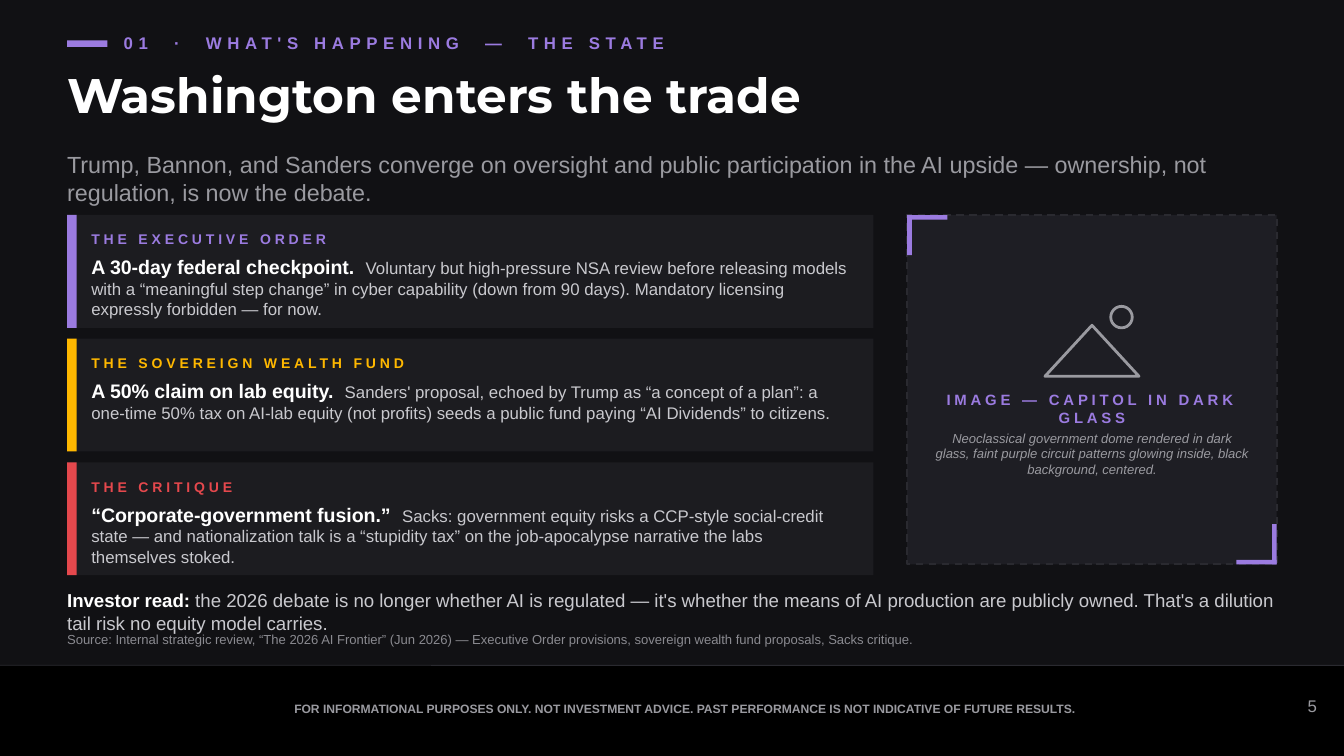
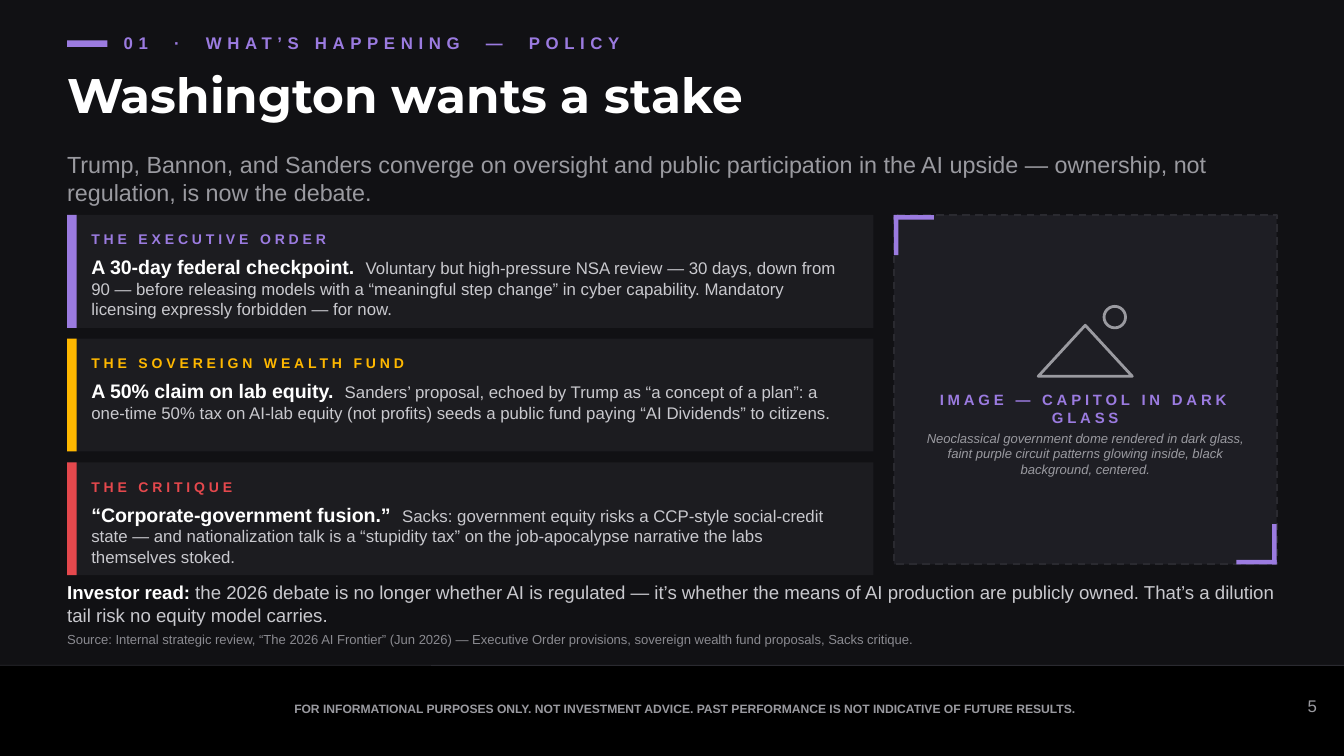
Before and after one commit to samuelcmcclellan-cell/ai-markets-deck, a slide deck: slide 5 of ai-markets-deck.pptx. Drawn at 1344x756 pixels with LibreOffice and Linux fonts; fonts in the diff are those of the drawing. Boxes give left, top, right and bottom in pixels: in the first picture for what was removed or moved away, otherwise in the second. Text is boxed around its words. In the diff, an @@ line names an element or a change of style, - is before the commit and + after.

```diff
--- a/ai-markets-deck.pptx
+++ b/ai-markets-deck.pptx
@@ text at (124, 37, 620, 49): text changed @@
-01 · WHAT'S HAPPENING — THE STATE
+01 · WHAT’S HAPPENING — POLICY
@@ text at (67, 75, 742, 123): text changed @@
-Washington enters the trade
+Washington wants a stake
@@ rectangle: place and size @@
-rectangle at (907, 215, 1277, 564)
+rectangle at (894, 215, 1277, 564)
@@ rectangle: place and size @@
-rectangle at (907, 215, 948, 220)
+rectangle at (894, 215, 934, 220)
@@ rectangle: place and size @@
-rectangle at (907, 215, 913, 255)
+rectangle at (894, 215, 899, 255)
@@ text at (91, 259, 836, 319): text changed @@
-A 30-day federal checkpoint. Voluntary but high-pressure NSA review before releasing models with a “meaningful step change” in cyber capability (down from 90 days). Mandatory licensing expressly forbidden — for now.
+A 30-day federal checkpoint. Voluntary but high-pressure NSA review — 30 days, down from 90 — before releasing models with a “meaningful step change” in cyber capability. Mandatory licensing expressly forbidden — for now.
@@ triangle: place and size @@
-triangle at (1046, 325, 1140, 376)
+triangle at (1038, 325, 1132, 376)
@@ ellipse: place and size @@
-ellipse at (1111, 306, 1133, 328)
+ellipse at (1103, 306, 1125, 328)
@@ text at (91, 383, 830, 423): text changed @@
-A 50% claim on lab equity. Sanders' proposal, echoed by Trump as “a concept of a plan”: a one-time 50% tax on AI-lab equity (not profits) seeds a public fund paying “AI Dividends” to citizens.
+A 50% claim on lab equity. Sanders’ proposal, echoed by Trump as “a concept of a plan”: a one-time 50% tax on AI-lab equity (not profits) seeds a public fund paying “AI Dividends” to citizens.
@@ text "IMAGE — CAPITOL IN DARK ...": place and size @@
-text "IMAGE — CAPITOL IN DARK ..." at (947, 394, 1234, 423)
+text "IMAGE — CAPITOL IN DARK ..." at (940, 394, 1227, 423)
@@ text "Neoclassical government dome rendered in ..." rewrapped from (936, 433, 1248, 477) to (927, 433, 1244, 477) @@
@@ text at (67, 585, 1274, 626): text changed @@
-Investor read: the 2026 debate is no longer whether AI is regulated — it's whether the means of AI production are publicly owned. That's a dilution tail risk no equity model carries.
+Investor read: the 2026 debate is no longer whether AI is regulated — it’s whether the means of AI production are publicly owned. That’s a dilution tail risk no equity model carries.
```
Also in this commit, not shown: 11 other slides changed, 17 other files.
